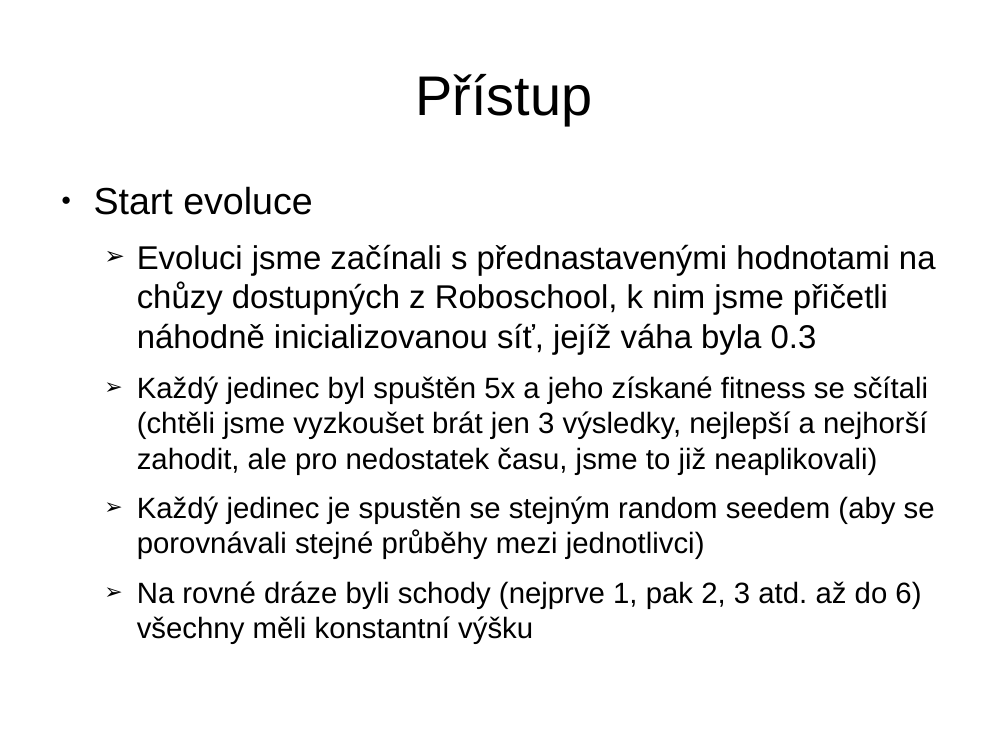
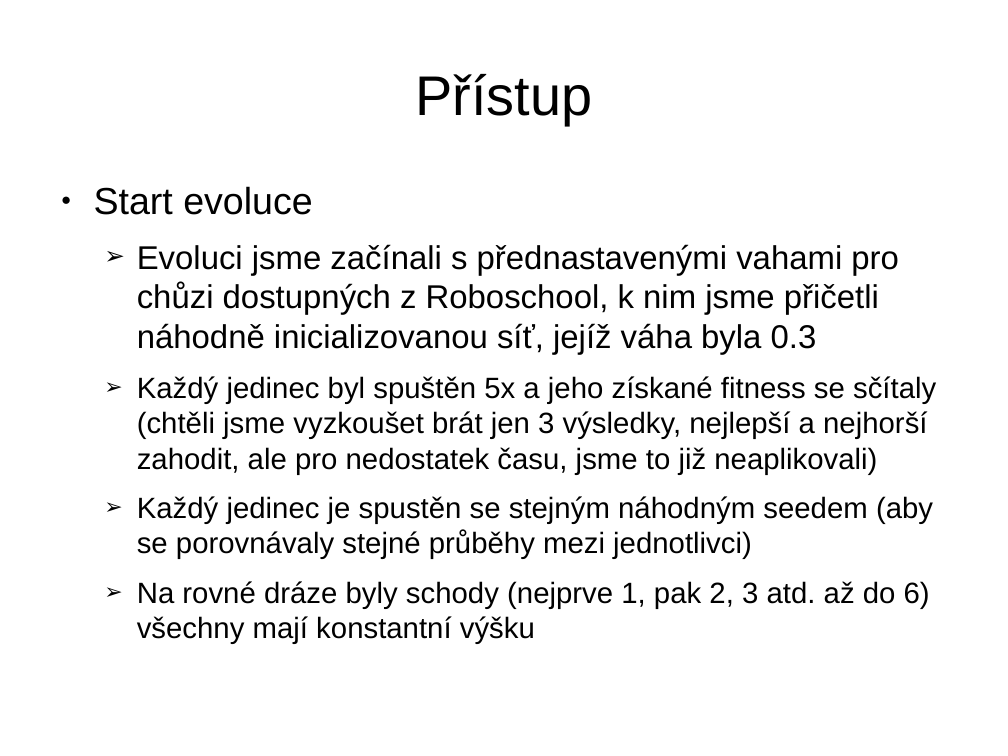
Before and after one commit to hadrava/evolution-stairs, a slide deck: slide 5 of presentation.odp. Drawn at 1008x756 pixels with LibreOffice and Linux fonts; fonts in the diff are those of the drawing. Boxes give left, top, right and bottom in pixels: in the first picture for what was removed or moved away, otherwise in the second. Text is boxed around its words. In the diff, an @@ line names an element or a change of style, - is before the commit and + after.

Commit message:
Presentation typos

```diff
--- a/presentation.odp
+++ b/presentation.odp
@@ text at (x1=137, y1=244, x2=936, y2=609): text changed @@
-  ➢ Evoluci jsme začínali s přednastavenými hodnotami na chůzy dostupných z Roboschool, k nim jsme přičetli náhodně inicializovanou síť, jejíž váha byla 0.3
-  ➢ Každý jedinec byl spuštěn 5x a jeho získané fitness se sčítali (chtěli jsme vyzkoušet brát jen 3 výsledky, nejlepší a nejhorší zahodit, ale pro nedostatek času, jsme to již neaplikovali)
-  ➢ Každý jedinec je spustěn se stejným random seedem (aby se porovnávali stejné průběhy mezi jednotlivci)
-  ➢ Na rovné dráze byli schody (nejprve 1, pak 2, 3 atd. až do 6) všechny měli konstantní výšku
+  ➢ Evoluci jsme začínali s přednastavenými vahami pro chůzi dostupných z Roboschool, k nim jsme přičetli náhodně inicializovanou síť, jejíž váha byla 0.3
+  ➢ Každý jedinec byl spuštěn 5x a jeho získané fitness se sčítaly (chtěli jsme vyzkoušet brát jen 3 výsledky, nejlepší a nejhorší zahodit, ale pro nedostatek času, jsme to již neaplikovali)
+  ➢ Každý jedinec je spustěn se stejným náhodným seedem (aby se porovnávaly stejné průběhy mezi jednotlivci)
+  ➢ Na rovné dráze byly schody (nejprve 1, pak 2, 3 atd. až do 6) všechny mají konstantní výšku
```
Also in this commit, not shown: 4 other slides changed.
